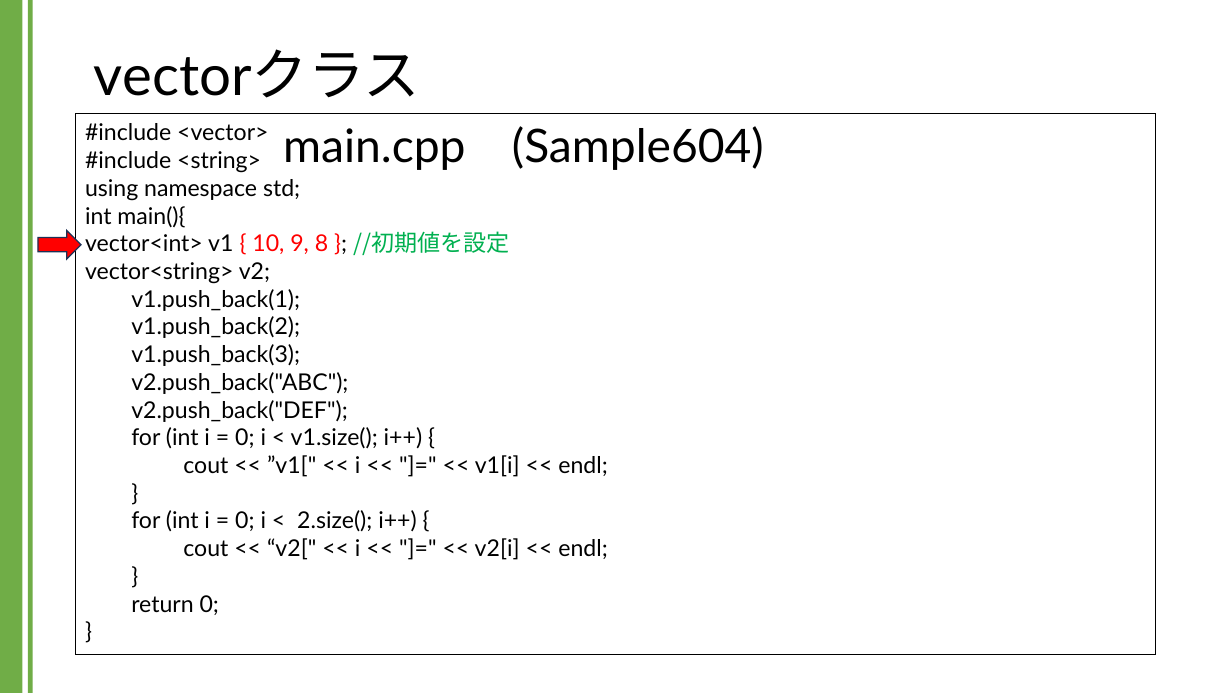
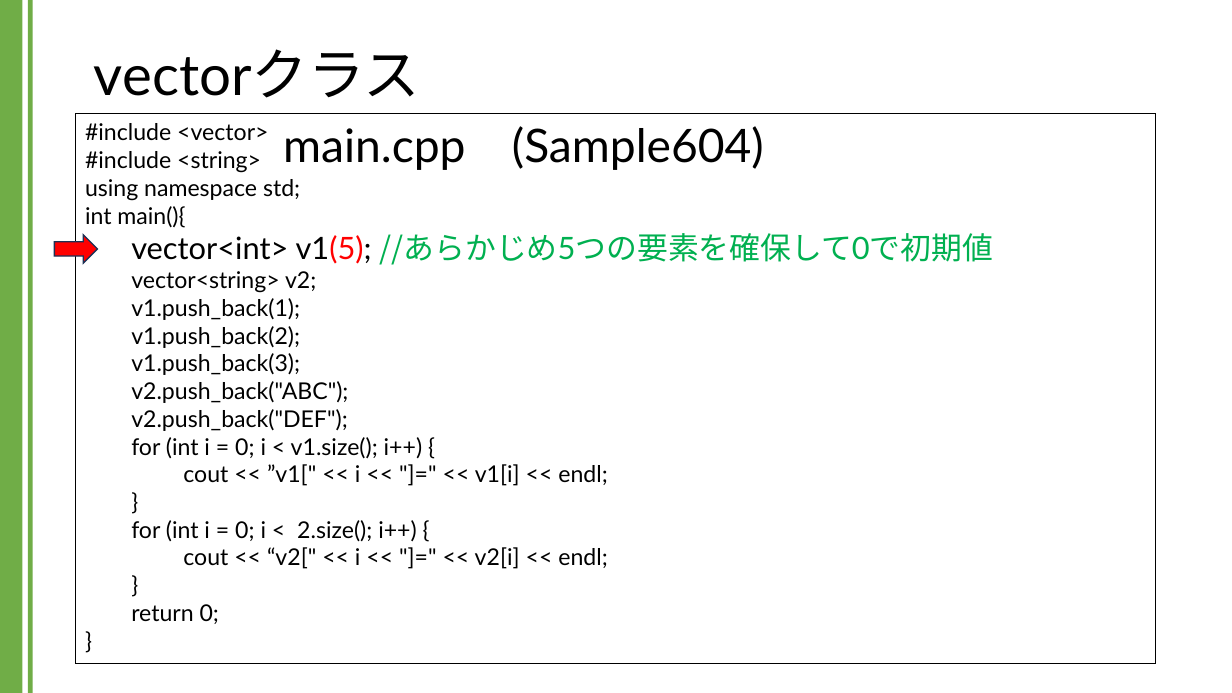
Before and after one commit to kic-murata/cpp2024, a slide deck: slide 13 of 授業資料/講義資料：Vectorクラス.pptx (slide 12 before the commit). Drawn at 1232x693 pixels with LibreOffice and Linux fonts; fonts in the diff are those of the drawing. Boxes give left, top, right and bottom in pixels: in the first picture for what was removed or moved away, otherwise in the second. Text is boxed around its words. In the diff, an @@ line names an element or a change of style, - is before the commit and + after.

```diff
--- a/授業資料/講義資料：Vectorクラス.pptx
+++ b/授業資料/講義資料：Vectorクラス.pptx
@@ rectangle "#include <vector>": place and size @@
-rectangle "#include <vector>" at [76, 114, 1156, 655]
+rectangle "#include <vector>" at [76, 114, 1156, 665]
@@ right arrow: place and size @@
-right arrow at [38, 230, 81, 259]
+right arrow at [55, 235, 98, 263]
@@ text in rectangle at [131, 233, 993, 265]: text changed; size 18 to 24 pt; font Lato to Noto Sans CJK JP; text colour #000000 to #00B050 @@
-vector<int> v1 { 10, 9, 8 }; //初期値を設定
+vector<int> v1(5); //あらかじめ5つの要素を確保して0で初期値
```
Also in this commit, not shown: 21 other slides changed, 3 slides added, 1 other file.
